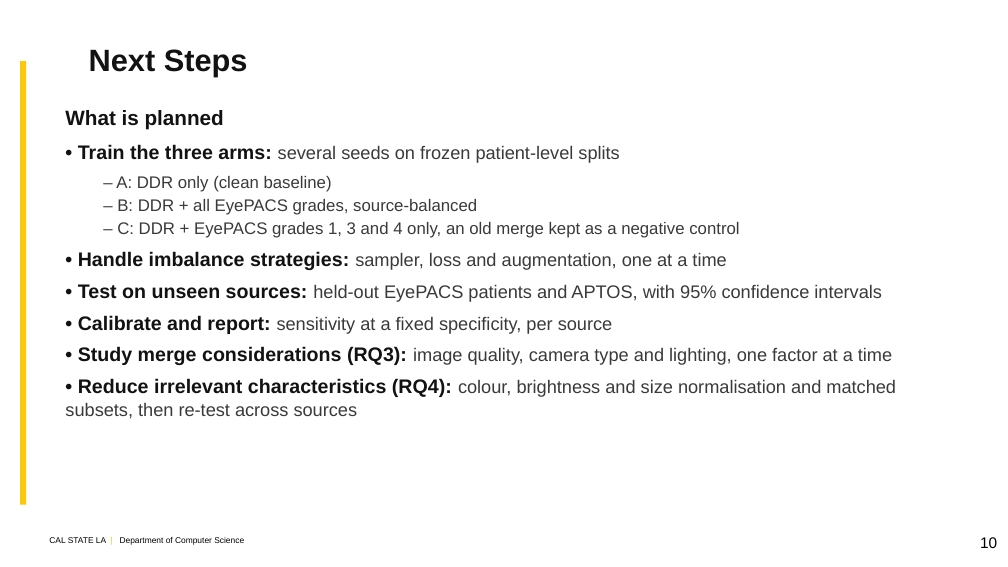
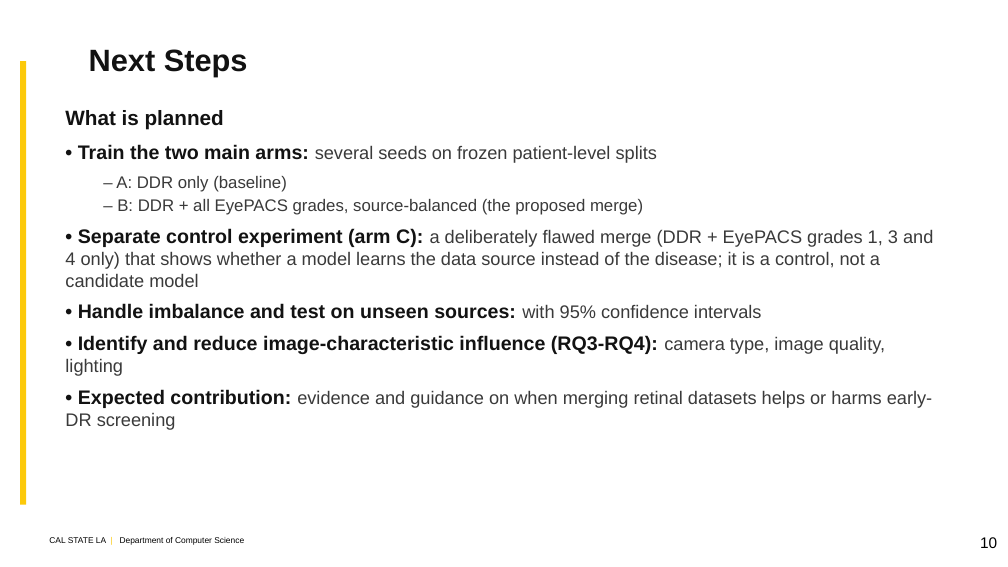
Before and after one commit to kazimab1/Early-DR, a slide deck: slide 10 of DR_Final_5min.pptx. Drawn at 1008x567 pixels with LibreOffice and Linux fonts; fonts in the diff are those of the drawing; background and template pictures are left out. Boxes give left, top, right and bottom in pixels: in the first picture for what was removed or moved away, otherwise in the second. Text is boxed around its words. In the diff, an @@ line names an element or a change of style, - is before the commit and + after.

```diff
--- a/DR_Final_5min.pptx
+++ b/DR_Final_5min.pptx
@@ text at bbox=[65, 144, 933, 430]: text changed @@
-• Train the three arms: several seeds on frozen patient-level splits
-– A: DDR only (clean baseline)
-– B: DDR + all EyePACS grades, source-balanced
-– C: DDR + EyePACS grades 1, 3 and 4 only, an old merge kept as a negative control
-• Handle imbalance strategies: sampler, loss and augmentation, one at a time
-• Test on unseen sources: held-out EyePACS patients and APTOS, with 95% confidence intervals
-• Calibrate and report: sensitivity at a fixed specificity, per source
-• Study merge considerations (RQ3): image quality, camera type and lighting, one factor at a time
-• Reduce irrelevant characteristics (RQ4): colour, brightness and size normalisation and matched subsets, then re-test across sources
+• Train the two main arms: several seeds on frozen patient-level splits
+– A: DDR only (baseline)
+– B: DDR + all EyePACS grades, source-balanced (the proposed merge)
+• Separate control experiment (arm C): a deliberately flawed merge (DDR + EyePACS grades 1, 3 and 4 only) that shows whether a model learns the data source instead of the disease; it is a control, not a candidate model
+• Handle imbalance and test on unseen sources: with 95% confidence intervals
+• Identify and reduce image-characteristic influence (RQ3-RQ4): camera type, image quality, lighting
+• Expected contribution: evidence and guidance on when merging retinal datasets helps or harms early-DR screening
```
Also in this commit, not shown: 5 other slides changed, 1 other file.
